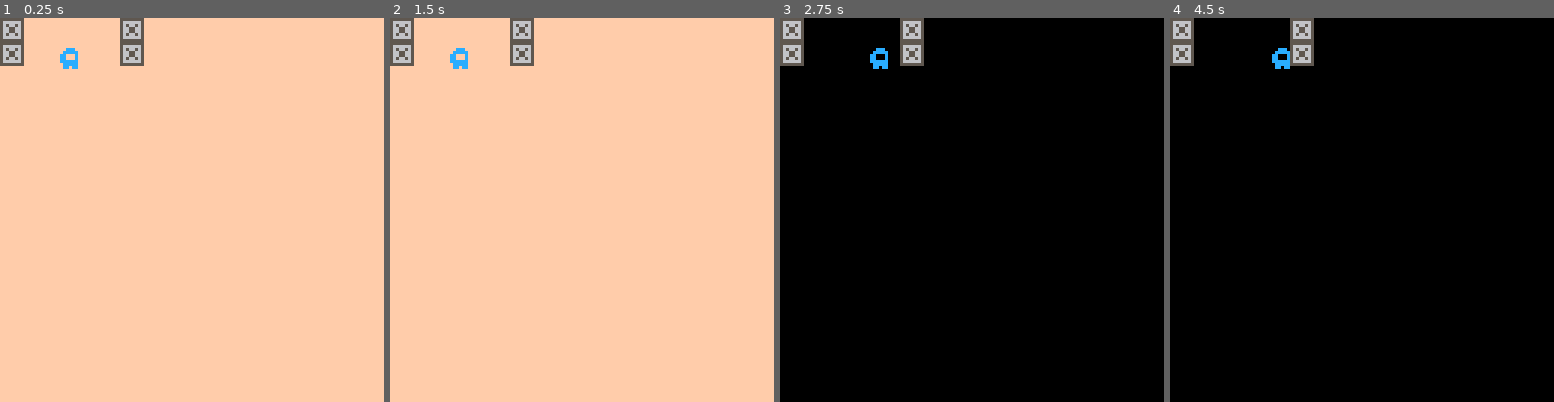
Above: before the commit, frames 1-4 (left to right).
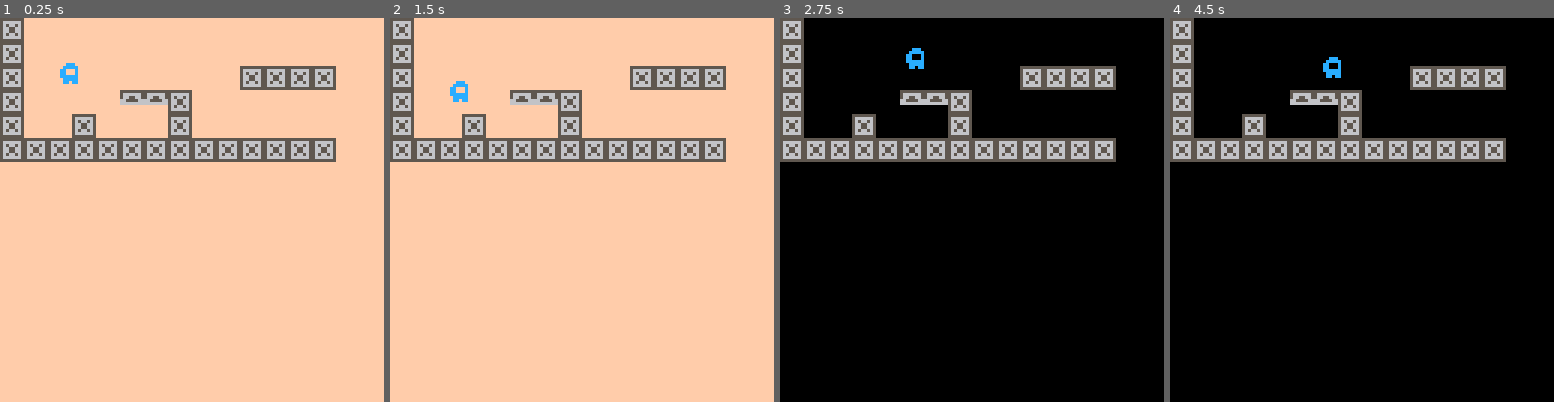
Above: after the commit, the same moments.

Repository: NataliaPrzemylska/milk1-way
Game: PICO-8 cartridge milkjourney.p8
Two runs of this game, one before a commit and one after it. Both use one fixed random seed, a clock stepped at 60 frames per second and the inputs below.
Inputs:
- Up to frame 1 (0.25 s): no input
- Up to frame 2 (1.5 s): tap X (X key) at 0.33, 1.07 s; tap O (Z key) at 0.7 s
- Up to frame 3 (2.75 s): hold Right 1.6-2.1 s; tap O (Z key) at 1.7, 2.1, 2.5 s; tap X (X key) at 1.85 s; hold Up 2.15-2.42 s; hold Right from 2.47 s (still down)
- Up to frame 4 (4.5 s): tap O (Z key) every 0.4 s from 2.9 to 4.1 s; tap X (X key) at 2.97, 4.08 s; release Right at 3.03 s; hold Left 3.08-3.58 s; hold Right from 4.02 s (still down)

The runs differ from the first frame. In frame 1, 11% of the frame differs, in the area x 0-88%, y 0-38%; in frame 2, 11%; in frame 3, 11%; in frame 4, 11%.

Commit message:
Jumping and falling

Diff:
--- a/main.lua
+++ b/main.lua
@@ -3,6 +3,7 @@
 function _init()
     day = true
     journey_days = 0
+    debug = false
 end
 
 function _update()
--- a/milkjourney.p8
+++ b/milkjourney.p8
@@ -1,9 +1,9 @@
 pico-8 cartridge // http://www.pico-8.com
 version 42
 __lua__
+#include dynamic_level_objects.lua
+#include player.lua
 #include main.lua
-#include player.lua
-
 __gfx__
 00000000000000000000000000000000000000000000000000000000000000000000000000000000000000000000000000000000000000000000000000000000
 00000000000000000000000000000000000000000000000000000000000000000000000000000000000000000000000000000000000000000000000000000000
@@ -137,5 +137,9 @@
 0000000000000000000000000000000000000000000000000000000000000000000000000000000000000000000000000000000000000000000000000000000000000000000000000000000000000000000000000000000000000000000000000000000000000000000000000000000000000000000000000000000000000000
 0000000000000000000000000000000000000000000000000000000000000000000000000000000000000000000000000000000000000000000000000000000000000000000000000000000000000000000000000000000000000000000000000000000000000000000000000000000000000000000000000000000000010300
 __map__
-fe00000000fe0000000000000000000000000000000000000000000000000000000000000000000000000000000000000000000000000000000000000000000000000000000000000000000000000000000000000000000000000000000000000000000000000000000000000000000000000000000000000000000000000000
-fe00000000fe0000000000000000000000000000000000000000000000000000000000000000000000000000000000000000000000000000000000000000000000000000000000000000000000000000000000000000000000000000000000000000000000000000000000000000000000000000000000000000000000000000
+fe000000000000000000000000000000fd000000000000000000000000000000000000000000000000000000000000000000000000000000000000000000000000000000000000000000000000000000000000000000000000000000000000000000000000000000000000000000000000000000000000000000000000000000
+fe000000000000000000000000000000fd000000000000000000000000000000000000000000000000000000000000000000000000000000000000000000000000000000000000000000000000000000000000000000000000000000000000000000000000000000000000000000000000000000000000000000000000000000
+fe000000000000000000fefefefe0000fd000000000000000000000000000000000000000000000000000000000000000000000000000000000000000000000000000000000000000000000000000000000000000000000000000000000000000000000000000000000000000000000000000000000000000000000000000000
+fe00000000fdfdfe0000000000000000fd000000000000000000000000000000000000000000000000000000000000000000000000000000000000000000000000000000000000000000000000000000000000000000000000000000000000000000000000000000000000000000000000000000000000000000000000000000
+fe0000fe000000fe0000000000000000fd000000000000000000000000000000000000000000000000000000000000000000000000000000000000000000000000000000000000000000000000000000000000000000000000000000000000000000000000000000000000000000000000000000000000000000000000000000
+fefefefefefefefefefefefefefe0000fd000000000000000000000000000000000000000000000000000000000000000000000000000000000000000000000000000000000000000000000000000000000000000000000000000000000000000000000000000000000000000000000000000000000000000000000000000000
--- a/player.lua
+++ b/player.lua
@@ -1,10 +1,13 @@
+GRAVITY = 5 -- down (positive Y), in px per second squared
 player = {
     x = 20, -- left edge, in px
     y = 10, -- top edge, in px
+    vy = 0, -- current velocity down, in px per second
     spr = 0,
     width = 6, -- in px
     height = 7, -- in px
-    spd = 15, -- in px per second
+    walk_spd = 30, -- side to side, in px per second
+    jump_spd = 2, -- up, in px per second
     face_right = true,
 }
 
@@ -21,7 +24,8 @@
 end
 
 function draw_player()
-    spr(255, player.x, player.y, player.width / 8, player.height / 8, not player.face_right)
+    -- the sprite positions are always rounded down, adding 0.5 makes them round to nearest integer
+    spr(255, player.x + 0.5, player.y + 0.5, player.width / 8, player.height / 8, not player.face_right)
 end
 
 FLAG_BLOCK_PLATFORM = 0x1
@@ -65,10 +69,57 @@
     if input.move_x ~= 0 then
         local collision = player_collision(input.move_x, 0)
         if (collision & FLAG_BLOCK_ALL) == 0 then
-            player.x += input.move_x * player.spd * FRAME_TIME
+            player.x += input.move_x * player.walk_spd * FRAME_TIME
         end
 
         player.face_right = input.move_x > 0
+    end
+
+    -- move player vertically
+    local is_on_ground = player_grounded()
+    if not is_on_ground then
+        player.vy += GRAVITY * FRAME_TIME
+    elseif is_on_ground and player.vy > 0 then
+        -- set velocity to 0 if falling onto ground
+        player.vy = 0
+    end
+
+    if is_on_ground and input.jump then
+        player.vy = -player.jump_spd
+    end
+
+    if debug then
+        if is_on_ground then
+            print("ground", 0, 96)
+        else
+            print("air", 0, 96)
+        end
+        print("x", 0, 104)
+        print(player.x, 8, 104)
+        print("y", 0, 112)
+        print(player.y, 8, 112)
+        print("vy", 0, 120)
+        print(player.vy, 16, 120)
+    end
+
+    -- move in small steps to not end up inside wall
+    local move_y = 0
+    while abs(move_y) < abs(player.vy) do
+    	local step = 0.1 * sgn(player.vy)
+    	local stop = false
+    	if player.vy < 0 then
+    	    -- going up
+    	    stop = (player_collision(0, -1) & FLAG_BLOCK_ALL) ~= 0
+    	else
+    	    -- going down
+    	    stop = player_grounded()
+    	end
+    	if not stop then
+    	    player.y += step
+    	    move_y += step
+    	else
+    	    break
+    	end
     end
 
     -- process cooldowns
@@ -80,32 +131,37 @@
     old_input = input
 end
 
+function player_grounded()
+    local flags = player_collision(0, 1)
+    return (flags & (FLAG_BLOCK_ALL | FLAG_BLOCK_PLATFORM)) ~= 0
+end
+
 function player_collision(dir_x, dir_y)
-    OFFSET = 0.3
+    OFFSET = 0.1
     local point1 = {}
     local point2 = {}
     if dir_x ~= 0 then
         -- horizontal move
         point1.y = player.y
-        point2.y = player.y + player.height
+        point2.y = player.y + player.height - 1
         if dir_x < 0 then
             -- check left
             point1.x = player.x - OFFSET
         else
             -- check right
-            point1.x = player.x + (player.width - 1) + OFFSET
+            point1.x = player.x + player.width + OFFSET
         end
         point2.x = point1.x
     else
         -- vertical move
         point1.x = player.x
-        point2.x = player.x + player.width
+        point2.x = player.x + player.width - 1
         if dir_y < 0 then
             -- check up
             point1.y = player.y - OFFSET
         else
             -- check down
-            point1.y = player.y + (player.height - 1) + OFFSET
+            point1.y = player.y + player.height + OFFSET
         end
         point2.y = point1.y
     end
